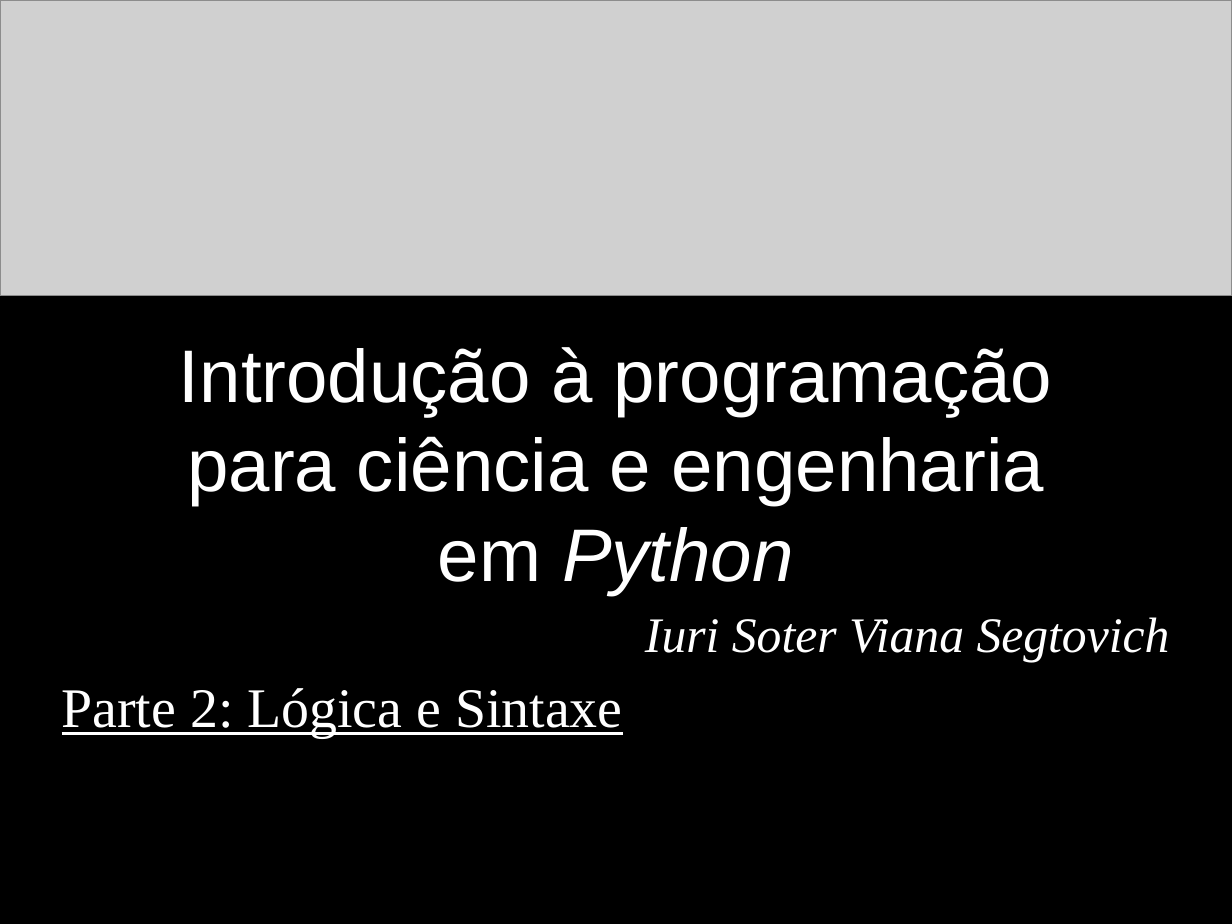
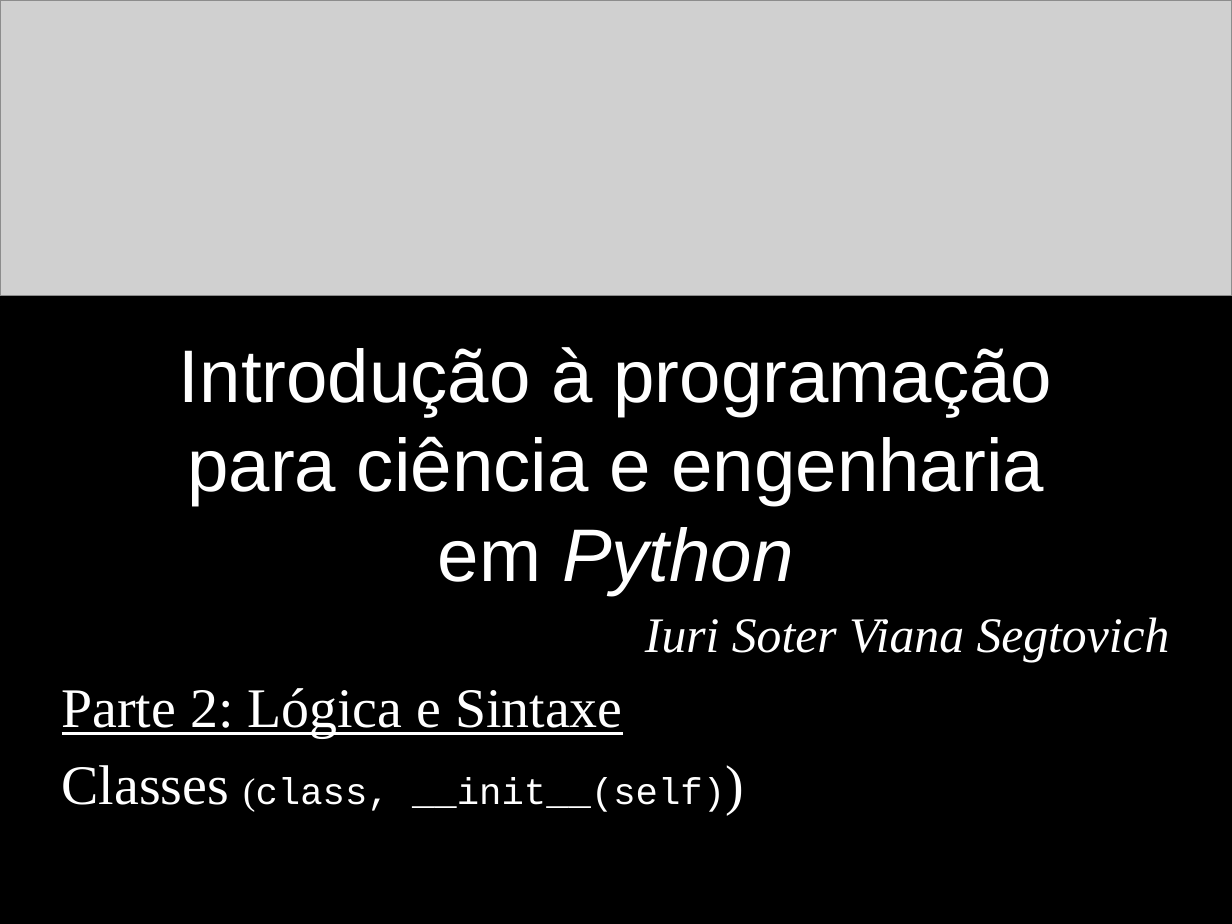
Before and after one commit to iurisegtovich/CursoSciPySEQ2018, a slide deck: slide 1 of arquivos_office/curso_parte2G_logica_e_sintaxe_CLASS.odp. Drawn at 1232x924 pixels with LibreOffice and Linux fonts; fonts in the diff are those of the drawing; grey boxes stand for pictures. Boxes give left, top, right and bottom in pixels: in the first picture for what was removed or moved away, otherwise in the second. Text is boxed around its words. In the diff, an @@ line names an element or a change of style, - is before the commit and + after.

```diff
--- a/arquivos_office/curso_parte2G_logica_e_sintaxe_CLASS.odp
+++ b/arquivos_office/curso_parte2G_logica_e_sintaxe_CLASS.odp
@@ text at box(62, 765, 725, 812): paragraph added @@
+Classes (class, __init__(self))
```
Also in this commit, not shown: 5 other slides changed, 5 slides added, 27 other files.
